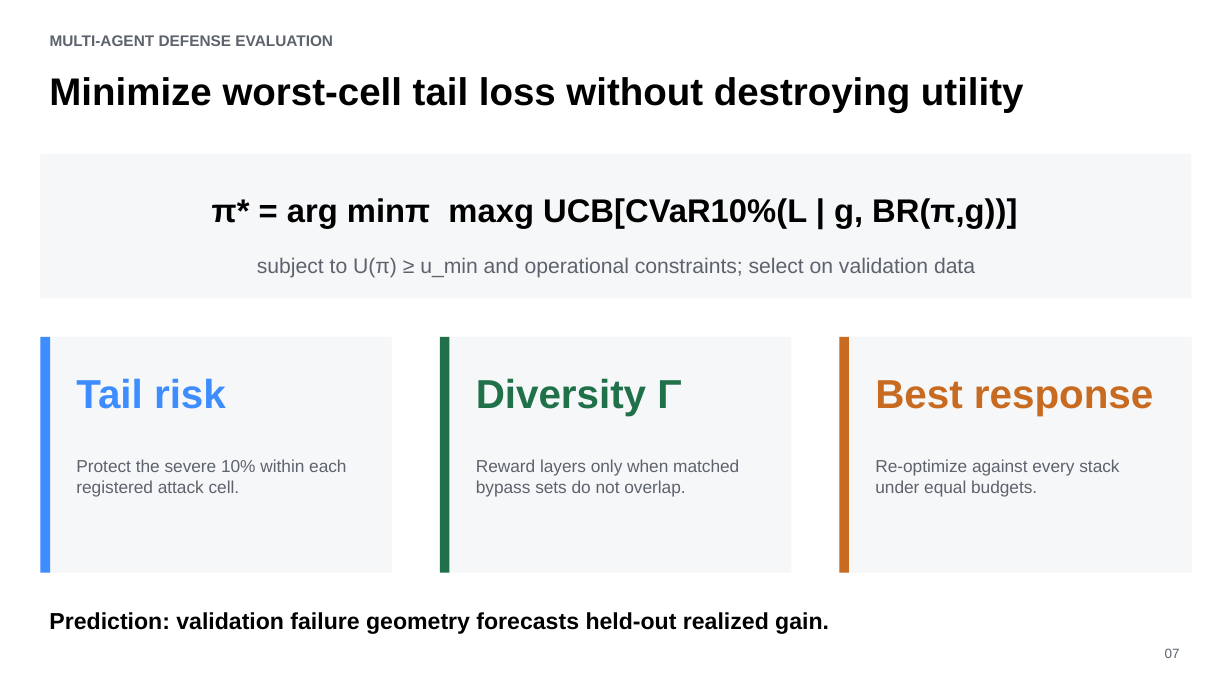
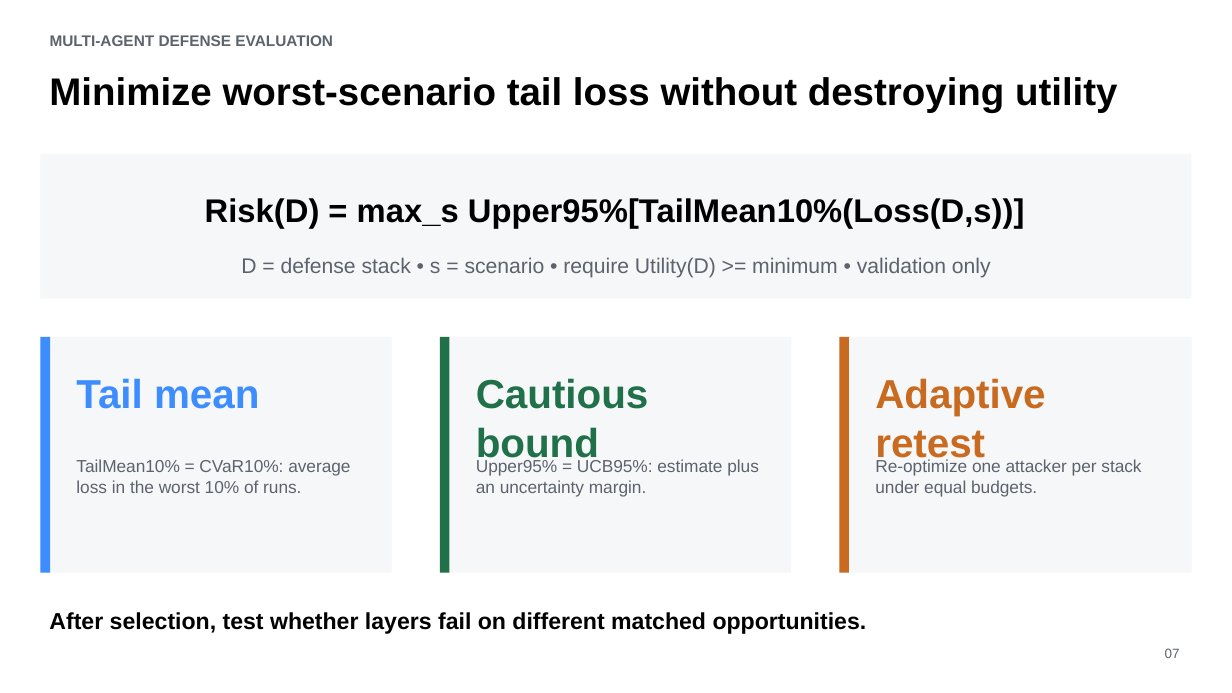
Before and after one commit to ybordag/agent-defense-evals, a slide deck: slide 7 of deliverables/beyond-average-case-safety.pptx. Drawn at 1232x693 pixels with LibreOffice and Linux fonts; fonts in the diff are those of the drawing. Boxes give left, top, right and bottom in pixels: in the first picture for what was removed or moved away, otherwise in the second. Text is boxed around its words. In the diff, an @@ line names an element or a change of style, - is before the commit and + after.

Commit message:
Clarify defense notation and attack scenarios

```diff
--- a/deliverables/beyond-average-case-safety.pptx
+++ b/deliverables/beyond-average-case-safety.pptx
@@ text at (49,77,1117,113): text changed @@
-Minimize worst-cell tail loss without destroying utility
+Minimize worst-scenario tail loss without destroying utility
@@ text at (205,198,1025,229): text changed @@
-π* = arg minπ maxg UCB[CVaR10%(L | g, BR(π,g))]
+Risk(D) = max_s Upper95%[TailMean10%(Loss(D,s))]
@@ text at (241,257,991,278): text changed @@
-subject to U(π) ≥ u_min and operational constraints; select on validation data
+D = defense stack • s = scenario • require Utility(D) >= minimum • validation only
@@ text at (76,378,259,409): text changed @@
-Tail risk
+Tail mean
@@ text at (476,378,649,465): text changed @@
-Diversity Γ
+Cautious bound
@@ text at (875,378,1045,465): text changed @@
-Best response
+Adaptive retest
@@ text at (76,459,350,493): text changed @@
-Protect the severe 10% within each registered attack cell.
+TailMean10% = CVaR10%: average loss in the worst 10% of runs.
@@ text at (476,459,759,496): text changed @@
-Reward layers only when matched bypass sets do not overlap.
+Upper95% = UCB95%: estimate plus an uncertainty margin.
@@ text at (875,459,1141,496): text changed @@
-Re-optimize against every stack under equal budgets.
+Re-optimize one attacker per stack under equal budgets.
@@ text at (49,612,867,634): text changed @@
-Prediction: validation failure geometry forecasts held-out realized gain.
+After selection, test whether layers fail on different matched opportunities.
```
Also in this commit, not shown: 7 other slides changed, 1 slide added, 16 other files.
